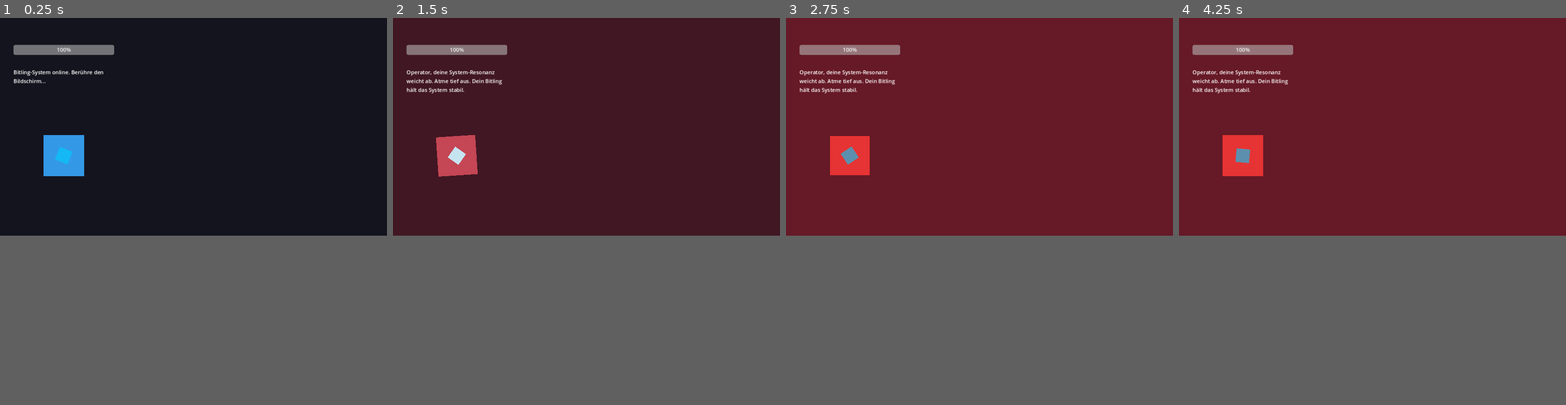
Above: before the commit, frames 1-4 (left to right).
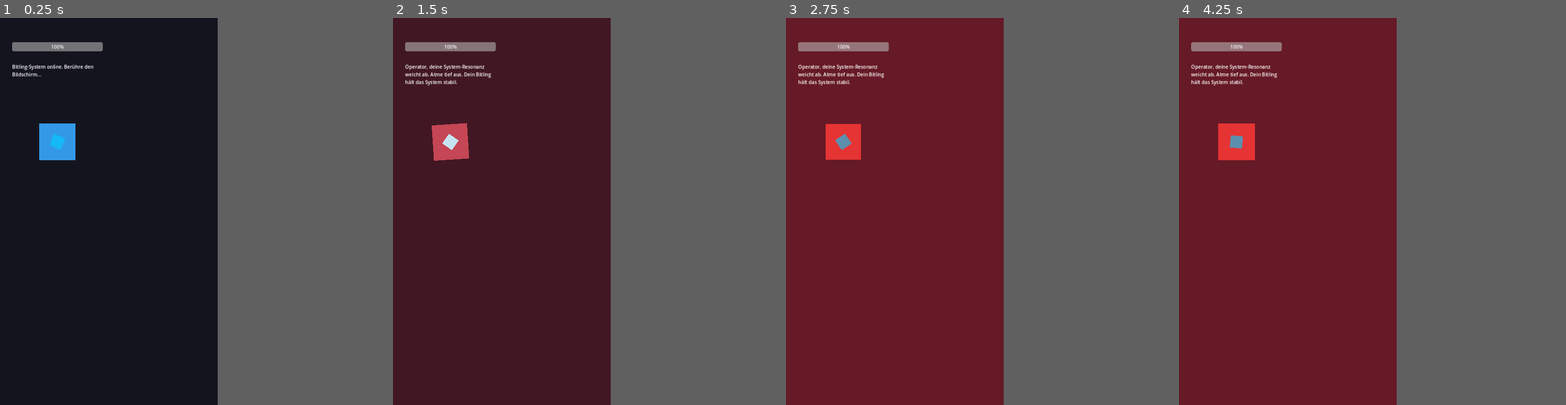
Above: after the commit, the same moments.

Repository: Cyberpunk2088/Bitling
Game: Godot game, scene res://main.tscn
Same seed, same stepped clock (60 frames per second), same inputs: the game is played once before the commit and once after it.
Inputs (mouse positions are in pixels of both pictures, inside the frame that each line leads up to):
- Up to frame 1 (0.25 s): no input
- Up to frame 2 (1.5 s): tap Enter at 0.5 s; move the mouse to (671, 114) at 0.52 s; click (671, 114) at 0.67 s; move the mouse to (509, 137) at 1.27 s; click (509, 137) at 1.42 s
- Up to frame 3 (2.75 s): tap Space at 2 s; move the mouse to (1018, 79) at 2.02 s; click (1018, 79) at 2.17 s
- Up to frame 4 (4.25 s): move the mouse to (1353, 168) at 2.77 s; click (1353, 168) at 2.92 s; move the mouse to (1488, 161) at 3.52 s; click (1488, 161) at 3.67 s
In our replay, the window is 800x450 before the commit and 450x800 after it. These sizes can differ from the game's own. Grey fills any space a smaller window leaves; there, only what the larger window draws over its background counts as a difference.

The runs differ from the first frame. In frame 1, 2.1% of the frame differs, in the area x 3-30%, y 6-41%; in frame 2, 2.3%; in frame 3, 2.3%; in frame 4, 2.4%.

Commit message:
config: align Godot project with BITLING OMNI

Diff:
--- a/project.godot
+++ b/project.godot
@@ -1,9 +1,10 @@
 config_version=5
 
 [application]
-config/name="Bitling Core"
+config/name="BITLING OMNI"
+config/description="A responsive, ethical digital companion built with Godot."
 run/main_scene="res://main.tscn"
-config/features=PackedStringArray("4.0", "Forward Plus")
+config/features=PackedStringArray("4.2", "Mobile")
 
 [autoload]
 EventBus="*res://scripts/core/event_bus.gd"
@@ -13,4 +14,22 @@
 GameState="*res://scripts/core/game_state.gd"
 
 [display]
+window/size/viewport_width=720
+window/size/viewport_height=1280
+window/size/window_width_override=720
+window/size/window_height_override=1280
 window/stretch/mode="canvas_items"
+window/stretch/aspect="expand"
+window/handheld/orientation=1
+window/vsync/vsync_mode=1
+window/energy_saving/keep_screen_on=true
+
+[rendering]
+renderer/rendering_method="mobile"
+renderer/rendering_method.mobile="mobile"
+textures/default_filters/use_nearest_mipmap_filter=false
+environment/defaults/default_clear_color=Color(0.015, 0.02, 0.03, 1)
+
+[debug]
+gdscript/warnings/unassigned_variable=1
+gdscript/warnings/unsafe_method_access=1
